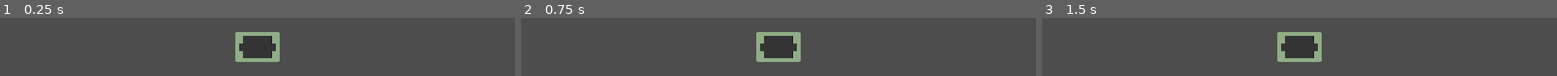
Above: before the commit, frames 1-3 (left to right).
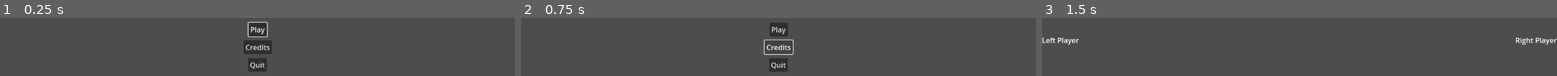
Above: after the commit, the same moments.

Repository: TheCubeOfFire/ggj2025-dumbbubbledoor
Game: Godot game, scene res://menus/main_menu/main_menu.tscn
The game is run twice, just before and just after one commit, with the same random seed, the same clock (stepped at 60 frames per second) and the same inputs. Before the commit the project starts from res://Map/Arena.tscn.
Inputs (mouse positions are in pixels of both pictures, inside the frame that each line leads up to):
- Up to frame 1 (0.25 s): no input
- Up to frame 2 (0.75 s): click (778, 47) at 0.5 s, where only the run after the commit has a clickable "Credits"
- Up to frame 3 (1.5 s): click (1299, 29) at 1.25 s, where only the run after the commit has a clickable "Play"

The runs differ from the first frame. In frame 1, 4.5% of the frame differs, in the area x 45-55%, y 6-93%; in frame 2, 4.5%; in frame 3, 5.2%, in the area x 0-100%, y 24-76%.

Commit message:
Add player selection menu
Add input manager
Working placeholder player menu
Add placeholder main menu

Diff:
--- /dev/null
+++ b/globals/global_inputs.gd
@@ -0,0 +1,9 @@
+extends Node
+
+
+func _unhandled_input(event: InputEvent) -> void:
+    if event.is_action_released("toggle_fullscreen"):
+        if get_window().mode != Window.MODE_FULLSCREEN:
+            get_window().mode = Window.MODE_FULLSCREEN
+        else:
+            get_window().mode = Window.MODE_WINDOWED
--- /dev/null
+++ b/globals/input_manager.gd
@@ -0,0 +1,197 @@
+extends Node
+
+
+signal player_controller_changed(player_index: int)
+
+
+enum InputControllerType {
+    INPUT_CONTROLLER_TYPE_NONE,
+    INPUT_CONTROLLER_TYPE_KEYBOARD,
+    INPUT_CONTROLLER_TYPE_GAMEPAD
+}
+
+
+enum InputActionType {
+    SHOOT_BUBBLE,
+    SHOOT_ARROW,
+    ANGLE_UP,
+    ANGLE_DOWN,
+}
+
+
+var _player_controllers: Array[InputControllerData] = [
+    InputControllerData.invalid_controller(),
+    InputControllerData.invalid_controller()
+]
+
+
+func _ready() -> void:
+    for base_action_name: String in InputActionType:
+        for player_index: int in _player_controllers.size():
+            InputMap.add_action(_get_action_name_from_base(player_index, base_action_name), InputMap.action_get_deadzone(base_action_name.to_lower()))
+
+
+func set_player_input(player_index: int, controller_data: InputControllerData) -> void:
+    var is_valid_player_index := player_index >= 0 and player_index < _player_controllers.size()
+    assert(is_valid_player_index)
+    if not is_valid_player_index:
+        return
+
+    # do not change controller if specified player already uses this controller
+    var current_player_controller_data := _player_controllers[player_index]
+    if current_player_controller_data.equals(controller_data):
+        return
+
+    # if this controller was assigned to another player, remove it
+    for other_player_index: int in _player_controllers.size():
+        if _player_controllers[other_player_index].equals(controller_data):
+            _player_controllers[other_player_index] = InputControllerData.invalid_controller()
+            _clear_all_actions(other_player_index)
+            player_controller_changed.emit(other_player_index)
+
+    _player_controllers[player_index] = controller_data
+
+    match controller_data.input_controller_type:
+        InputControllerType.INPUT_CONTROLLER_TYPE_NONE:
+            _clear_all_actions(player_index)
+
+        InputControllerType.INPUT_CONTROLLER_TYPE_KEYBOARD:
+            _set_keyboard_actions(player_index)
+
+        InputControllerType.INPUT_CONTROLLER_TYPE_GAMEPAD:
+            _set_gamepad_actions(player_index, controller_data.input_controller_index)
+
+    player_controller_changed.emit(player_index)
+
+
+func get_player_count() -> int:
+    return _player_controllers.size()
+
+
+func get_player_input(player_index: int) -> InputControllerData:
+    var is_valid_player_index := player_index >= 0 and player_index < _player_controllers.size()
+    assert(is_valid_player_index)
+    if not is_valid_player_index:
+        return null
+
+    return _player_controllers[player_index]
+
+
+func get_keyboard_player_index() -> int:
+    for player_controller_index: int in _player_controllers.size():
+        if _player_controllers[player_controller_index].input_controller_type == InputControllerType.INPUT_CONTROLLER_TYPE_KEYBOARD:
+            return player_controller_index
+
+    return -1
+
+
+func get_gamepad_player_index(gamepad_index: int) -> int:
+    for player_controller_index: int in _player_controllers.size():
+        var controller_data := _player_controllers[player_controller_index]
+        if controller_data.input_controller_type == InputControllerType.INPUT_CONTROLLER_TYPE_GAMEPAD and controller_data.input_controller_index == gamepad_index:
+            return player_controller_index
+
+    return -1
+
+
+func start_vibration_for_player(player_index: int, weak_magnitude: float, strong_magnitude: float, duration: float) -> void:
+    var controller_data := get_player_input(player_index)
+    if not is_instance_valid(controller_data):
+        return
+
+    if controller_data.input_controller_type == InputManager.InputControllerType.INPUT_CONTROLLER_TYPE_GAMEPAD:
+        Input.start_joy_vibration(controller_data.input_controller_index, weak_magnitude, strong_magnitude, duration)
+
+func is_action_just_pressed_for_player(player_index: int, action_type: InputActionType) -> bool:
+    return Input.is_action_just_pressed(get_action_name_for_player(player_index, action_type))
+
+
+func is_action_just_released_for_player(player_index: int, action_type: InputActionType) -> bool:
+    return Input.is_action_just_released(get_action_name_for_player(player_index, action_type))
+
+
+func get_axis_for_player(player_index: int, negative_action: InputActionType, positive_action: InputActionType) -> float:
+    return Input.get_axis(
+        get_action_name_for_player(player_index, negative_action),
+        get_action_name_for_player(player_index, positive_action)
+    )
+
+
+func get_vector_for_player(
+    player_index: int,
+    negative_x: InputActionType,
+    positive_x: InputActionType,
+    negative_y: InputActionType,
+    positive_y: InputActionType
+) -> Vector2:
+    return Input.get_vector(
+        get_action_name_for_player(player_index, negative_x),
+        get_action_name_for_player(player_index, positive_x),
+        get_action_name_for_player(player_index, negative_y),
+        get_action_name_for_player(player_index, positive_y)
+    )
+
+
+func get_action_name_for_player(player_index: int, action_type: InputActionType) -> StringName:
+    var base_action_name = InputActionType.find_key(action_type)
+    assert(base_action_name != null)
+    return _get_action_name_from_base(player_index, base_action_name)
+
+
+func _get_action_name_from_base(player_index: int, base_action_name: String) -> StringName:
+    return StringName(base_action_name.to_lower() + "_" + str(player_index))
+
+
+func _clear_all_actions(player_index: int) -> void:
+    for base_action_name: String in InputActionType:
+        InputMap.action_erase_events(_get_action_name_from_base(player_index, base_action_name))
+
+
+func _set_keyboard_actions(player_index: int) -> void:
+    _clear_all_actions(player_index)
+    for base_action_name: String in InputActionType:
+        var events := InputMap.action_get_events(base_action_name.to_lower())
+        for event: InputEvent in events:
+            if is_instance_of(event, InputEventKey) or is_instance_of(event, InputEventMouse):
+                InputMap.action_add_event(_get_action_name_from_base(player_index, base_action_name), event.duplicate(true))
+
+
+func _set_gamepad_actions(player_index: int, gamepad_index: int) -> void:
+    _clear_all_actions(player_index)
+    for base_action_name: String in InputActionType:
+        var events := InputMap.action_get_events(base_action_name.to_lower())
+        for event: InputEvent in events:
+            if is_instance_of(event, InputEventJoypadButton) or is_instance_of(event, InputEventJoypadMotion):
+                var gamepad_event: InputEvent = event.duplicate(true)
+                gamepad_event.device = gamepad_index
+                InputMap.action_add_event(_get_action_name_from_base(player_index, base_action_name), gamepad_event)
+
+
+class InputControllerData extends RefCounted:
+    var input_controller_type: InputControllerType:
+        get: return _input_controller_type
+
+    var input_controller_index: int:
+        get: return _input_controller_index
+
+
+    var _input_controller_type := InputControllerType.INPUT_CONTROLLER_TYPE_NONE
+    var _input_controller_index := 0
+
+
+    func _init(p_input_controller_type: InputControllerType, p_input_controller_index: int) -> void:
+        _input_controller_type = p_input_controller_type
+        _input_controller_index = p_input_controller_index
+
+
+    static func invalid_controller() -> InputControllerData:
+        return InputControllerData.new(InputControllerType.INPUT_CONTROLLER_TYPE_NONE, 0)
+
+
+    func equals(other: InputControllerData) -> bool:
+        return input_controller_type == other.input_controller_type  \
+            and input_controller_index == other.input_controller_index
+
+
+    func is_valid() -> bool:
+        return input_controller_type != InputControllerType.INPUT_CONTROLLER_TYPE_NONE
--- /dev/null
+++ b/menus/main_menu/main_menu.gd
@@ -0,0 +1,26 @@
+extends Control
+
+
+@export var play_scene: PackedScene
+
+
+@onready var _play_button := %PlayButton as Button
+@onready var _quit_button := %QuitButton as Button
+
+
+func _ready() -> void:
+    _play_button.grab_focus.call_deferred()
+    _quit_button.visible = OS.get_name() != "Web"
+
+
+func _on_play_button_pressed() -> void:
+    get_tree().change_scene_to_packed(play_scene)
+
+
+func _on_credits_button_pressed() -> void:
+    pass
+    #get_tree().change_scene_to_file("res://menus/credits_menu.tscn")
+
+
+func _on_quit_button_pressed() -> void:
+    get_tree().quit()
--- /dev/null
+++ b/menus/main_menu/main_menu.tscn
@@ -0,0 +1,64 @@
+[gd_scene load_steps=3 format=3 uid="uid://cf7y1avv2tj14"]
+
+[ext_resource type="Script" path="res://menus/main_menu/main_menu.gd" id="1_3eji4"]
+[ext_resource type="PackedScene" uid="uid://bltmj0yrnhuj7" path="res://menus/player_selection/player_selection.tscn" id="2_uim1l"]
+
+[node name="MainMenu" type="Control"]
+layout_mode = 3
+anchors_preset = 15
+anchor_right = 1.0
+anchor_bottom = 1.0
+grow_horizontal = 2
+grow_vertical = 2
+script = ExtResource("1_3eji4")
+play_scene = ExtResource("2_uim1l")
+
+[node name="PlayButton" type="Button" parent="."]
+unique_name_in_owner = true
+layout_mode = 1
+anchors_preset = -1
+anchor_left = 0.5
+anchor_top = 0.5
+anchor_right = 0.5
+anchor_bottom = 0.5
+offset_left = -20.5
+offset_right = 20.5
+offset_bottom = -80.0
+grow_horizontal = 2
+grow_vertical = 2
+text = "Play"
+
+[node name="CreditsButton" type="Button" parent="."]
+unique_name_in_owner = true
+layout_mode = 1
+anchors_preset = -1
+anchor_left = 0.5
+anchor_top = 0.5
+anchor_right = 0.5
+anchor_bottom = 0.5
+offset_left = -4.0
+offset_top = -4.0
+offset_right = 4.0
+offset_bottom = 4.0
+grow_horizontal = 2
+grow_vertical = 2
+text = "Credits"
+
+[node name="QuitButton" type="Button" parent="."]
+unique_name_in_owner = true
+layout_mode = 1
+anchors_preset = -1
+anchor_left = 0.5
+anchor_top = 0.5
+anchor_right = 0.5
+anchor_bottom = 0.5
+offset_left = -20.5
+offset_top = 80.0
+offset_right = 20.5
+grow_horizontal = 2
+grow_vertical = 2
+text = "Quit"
+
+[connection signal="pressed" from="PlayButton" to="." method="_on_play_button_pressed"]
+[connection signal="pressed" from="CreditsButton" to="." method="_on_credits_button_pressed"]
+[connection signal="pressed" from="QuitButton" to="." method="_on_quit_button_pressed"]
--- /dev/null
+++ b/menus/player_selection/player_input_selector.gd
@@ -0,0 +1,119 @@
+class_name PlayerInputSelector
+extends Control
+
+
+@export var title_text := ""
+
+@export var player_index := -1
+
+@export var keyboard_texture: Texture2D
+@export var mouse_texture: Texture2D
+
+@export var gamepad_textures: Array[Texture2D]
+
+#@export var unconfirmed_texture: Texture2D
+#@export var confirmed_texture: Texture2D
+
+@export var select_physical_key_code: Key = KEY_NONE
+@export var select_gamepad_button: JoyButton = JOY_BUTTON_INVALID
+
+@export_node_path("Control") var current_controller_node_path: NodePath
+
+@onready var _title_label := %TitleLabel as Label
+@onready var _status_label := %StatusLabel as Label
+#@onready var _inputs_panel_container := get_node(inputs_panel_container_node_path) as PanelContainer
+#@onready var _key_label := get_node(key_label_node_path) as Label
+@onready var _current_controller_display := get_node(current_controller_node_path) as Control
+
+
+func _ready() -> void:
+    _title_label.text = title_text
+    #_key_label.text = OS.get_keycode_string(DisplayServer.keyboard_get_keycode_from_physical(select_physical_key_code))
+    InputManager.player_controller_changed.connect(_on_player_controller_changed)
+    _on_player_controller_changed(player_index)
+
+
+func set_player_confirmed(confirmed: bool) -> void:
+    _status_label.text = "OK" if confirmed else "Waiting..."
+    #if confirmed:
+        #_inputs_panel_container.get("theme_override_styles/panel").texture = confirmed_texture
+    #else:
+        #_inputs_panel_container.get("theme_override_styles/panel").texture = unconfirmed_texture
+
+
+func try_select_keyboard_player(input_physical_key_code: Key) -> void:
+    if select_physical_key_code != input_physical_key_code:
+        return
+
+    InputManager.set_player_input(
+        player_index,
+        InputManager.InputControllerData.new(
+            InputManager.InputControllerType.INPUT_CONTROLLER_TYPE_KEYBOARD,
+            0
+        )
+    )
+
+
+func try_select_gamepad_player(input_button: JoyButton, gamepad_index: int) -> void:
+    if select_gamepad_button != input_button:
+        return
+
+    InputManager.set_player_input(
+        player_index,
+        InputManager.InputControllerData.new(
+            InputManager.InputControllerType.INPUT_CONTROLLER_TYPE_GAMEPAD,
+            gamepad_index
+        )
+    )
+
+
+func _clear_input_display() -> void:
+    for child in _current_controller_display.get_children():
+        child.queue_free()
+
+
+func _set_input_display_keyboard() -> void:
+    _clear_input_display()
+
+    var keyboard_texture_rect := TextureRect.new()
+    keyboard_texture_rect.stretch_mode = TextureRect.STRETCH_KEEP_ASPECT
+    keyboard_texture_rect.texture = keyboard_texture
+    _current_controller_display.add_child(keyboard_texture_rect)
+
+    var mouse_texture_rect := TextureRect.new()
+    mouse_texture_rect.stretch_mode = TextureRect.STRETCH_KEEP_ASPECT
+    mouse_texture_rect.texture = mouse_texture
+    _current_controller_display.add_child(mouse_texture_rect)
+
+
+func _set_input_display_gamepad(gamepad_index: int) -> void:
+    _clear_input_display()
+
+    if gamepad_index < 0 or gamepad_index >= gamepad_textures.size():
+        return
+
+    var gamepad_texture_rect := TextureRect.new()
+    gamepad_texture_rect.stretch_mode = TextureRect.STRETCH_KEEP_ASPECT
+    gamepad_texture_rect.texture = gamepad_textures[gamepad_index]
+    _current_controller_display.add_child(gamepad_texture_rect)
+
+
+func _on_player_controller_changed(changed_player_index: int) -> void:
+    if player_index != changed_player_index:
+        return
+
+    var controller_data := InputManager.get_player_input(changed_player_index)
+    assert(is_instance_valid(controller_data))
+    if not is_instance_valid(controller_data):
+        _clear_input_display()
+        return
+
+    match controller_data.input_controller_type:
+        InputManager.InputControllerType.INPUT_CONTROLLER_TYPE_NONE:
+            _clear_input_display()
+
+        InputManager.InputControllerType.INPUT_CONTROLLER_TYPE_KEYBOARD:
+            _set_input_display_keyboard()
+
+        InputManager.InputControllerType.INPUT_CONTROLLER_TYPE_GAMEPAD:
+            _set_input_display_gamepad(controller_data.input_controller_index)
--- /dev/null
+++ b/menus/player_selection/player_input_selector.tscn
@@ -0,0 +1,35 @@
+[gd_scene load_steps=8 format=3 uid="uid://c1bchpq8mi6ed"]
+
+[ext_resource type="Script" path="res://menus/player_selection/player_input_selector.gd" id="1_b4iox"]
+[ext_resource type="Texture2D" uid="uid://c6xdpyt4d7d5n" path="res://menus/player_selection/controller_icons/keyboard_arrows.png" id="2_6sxtf"]
+[ext_resource type="Texture2D" uid="uid://crghteom8ooaw" path="res://menus/player_selection/controller_icons/mouse_small.png" id="3_88ghn"]
+[ext_resource type="Texture2D" uid="uid://x37dg6xvjjvv" path="res://menus/player_selection/controller_icons/gamepad1.png" id="4_c6fts"]
+[ext_resource type="Texture2D" uid="uid://cc7mw5eq500xj" path="res://menus/player_selection/controller_icons/gamepad2.png" id="5_1vmdy"]
+[ext_resource type="Texture2D" uid="uid://k0ogb3quyjlr" path="res://menus/player_selection/controller_icons/gamepad3.png" id="6_x2pm4"]
+[ext_resource type="Texture2D" uid="uid://dcaaapsd4wewl" path="res://menus/player_selection/controller_icons/gamepad4.png" id="7_u1cpf"]
+
+[node name="PlayerInputSelector" type="VBoxContainer"]
+anchors_preset = 15
+anchor_right = 1.0
+anchor_bottom = 1.0
+grow_horizontal = 2
+grow_vertical = 2
+script = ExtResource("1_b4iox")
+keyboard_texture = ExtResource("2_6sxtf")
+mouse_texture = ExtResource("3_88ghn")
+gamepad_textures = Array[Texture2D]([ExtResource("4_c6fts"), ExtResource("5_1vmdy"), ExtResource("6_x2pm4"), ExtResource("7_u1cpf")])
+current_controller_node_path = NodePath("ControllerHBoxContainer")
+
+[node name="TitleLabel" type="Label" parent="."]
+unique_name_in_owner = true
+layout_mode = 2
+text = "Player
+"
+
+[node name="StatusLabel" type="Label" parent="."]
+unique_name_in_owner = true
+layout_mode = 2
+
+[node name="ControllerHBoxContainer" type="HBoxContainer" parent="."]
+unique_name_in_owner = true
+layout_mode = 2
--- /dev/null
+++ b/menus/player_selection/player_selection.gd
@@ -0,0 +1,97 @@
+extends Control
+
+
+@export_file var next_scene_path: String
+
+@export var player_confirm_physical_key: Key = KEY_NONE
+@export var player_confirm_gamepad_button: JoyButton = JOY_BUTTON_INVALID
+@export var player_input_selectors: Array[PlayerInputSelector] = []
+
+
+var _confirmed_players: Array[bool] = []
+
+
+func _ready() -> void:
+    InputManager.player_controller_changed.connect(_on_player_controller_changed)
+    _confirmed_players.resize(InputManager.get_player_count())
+
+
+func _unhandled_input(event: InputEvent) -> void:
+    if not event.is_pressed():
+        return
+
+    if is_instance_of(event, InputEventKey):
+        var key_event := event as InputEventKey
+
+        if _is_keyboard_player_confirmed():
+            return
+
+        for player_input_selector: PlayerInputSelector in player_input_selectors:
+            player_input_selector.try_select_keyboard_player(key_event.physical_keycode)
+
+        if key_event.physical_keycode == player_confirm_physical_key:
+            _set_keyboard_player_confirmed()
+    elif is_instance_of(event, InputEventJoypadButton):
+        var button_event := event as InputEventJoypadButton
+
+        if _is_gamepad_player_confirmed(button_event.device):
+            return
+
+        for player_input_selector: PlayerInputSelector in player_input_selectors:
+            player_input_selector.try_select_gamepad_player(button_event.button_index, button_event.device)
+
+        if button_event.button_index == player_confirm_gamepad_button:
+            _set_gamepad_player_confirmed(button_event.device)
+
+
+func _is_keyboard_player_confirmed() -> bool:
+    var keyboard_player_index := InputManager.get_keyboard_player_index()
+    if keyboard_player_index < 0 or keyboard_player_index >= _confirmed_players.size():
+        return false
+
+    return _confirmed_players[keyboard_player_index]
+
+
+func _set_keyboard_player_confirmed() -> void:
+    var keyboard_player_index := InputManager.get_keyboard_player_index()
+    if keyboard_player_index < 0 or keyboard_player_index >= _confirmed_players.size():
+        return
+
+    _confirmed_players[keyboard_player_index] = true
+    _on_confirmed_status_changed(keyboard_player_index)
+
+
+func _is_gamepad_player_confirmed(gamepad_index: int) -> bool:
+    var gamepad_player_index := InputManager.get_gamepad_player_index(gamepad_index)
+    if gamepad_player_index < 0 or gamepad_player_index >= _confirmed_players.size():
+        return false
+
+    return _confirmed_players[gamepad_player_index]
+
+
+func _set_gamepad_player_confirmed(gamepad_index: int) -> void:
+    var gamepad_player_index := InputManager.get_gamepad_player_index(gamepad_index)
+    if gamepad_player_index < 0 or gamepad_player_index >= _confirmed_players.size():
+        return
+
+    _confirmed_players[gamepad_player_index] = true
+    _on_confirmed_status_changed(gamepad_player_index)
+
+
+func _on_player_controller_changed(player_index: int) -> void:
+    if player_index >= 0 and player_index < _confirmed_players.size():
+        _confirmed_players[player_index] = false
+        _on_confirmed_status_changed(player_index)
+
+
+func _on_confirmed_status_changed(player_index: int) -> void:
+    for player_input_selector in player_input_selectors:
+        if player_input_selector.player_index == player_index:
+            player_input_selector.set_player_confirmed(_confirmed_players[player_index])
+
+    var all_player_confirmed := true
+    for confirmed_player: bool in _confirmed_players:
+        all_player_confirmed = all_player_confirmed && confirmed_player
+
+    if all_player_confirmed:
+        get_tree().change_scene_to_file(next_scene_path)
--- /dev/null
+++ b/menus/player_selection/player_selection.tscn
@@ -0,0 +1,43 @@
+[gd_scene load_steps=3 format=3 uid="uid://bltmj0yrnhuj7"]
+
+[ext_resource type="Script" path="res://menus/player_selection/player_selection.gd" id="1_rl3rk"]
+[ext_resource type="PackedScene" uid="uid://c1bchpq8mi6ed" path="res://menus/player_selection/player_input_selector.tscn" id="1_rnhru"]
+
+[node name="PlayerSelection" type="Control" node_paths=PackedStringArray("player_input_selectors")]
+layout_mode = 3
+anchors_preset = 15
+anchor_right = 1.0
+anchor_bottom = 1.0
+grow_horizontal = 2
+grow_vertical = 2
+script = ExtResource("1_rl3rk")
+next_scene_path = "res://Map/Arena.tscn"
+player_confirm_physical_key = 32
+player_confirm_gamepad_button = 0
+player_input_selectors = [NodePath("LeftPlayer"), NodePath("RightPlayer")]
+
+[node name="LeftPlayer" parent="." instance=ExtResource("1_rnhru")]
+layout_mode = 1
+anchors_preset = 4
+anchor_top = 0.5
+anchor_right = 0.0
+anchor_bottom = 0.5
+offset_top = -20.0
+offset_bottom = 20.0
+grow_horizontal = 1
+title_text = "Left Player"
+player_index = 0
+select_physical_key_code = 81
+select_gamepad_button = 9
+
+[node name="RightPlayer" parent="." instance=ExtResource("1_rnhru")]
+layout_mode = 1
+anchors_preset = 6
+anchor_left = 1.0
+anchor_top = 0.5
+anchor_bottom = 0.5
+grow_horizontal = 0
+title_text = "Right Player"
+player_index = 1
+select_physical_key_code = 69
+select_gamepad_button = 10
--- a/project.godot
+++ b/project.godot
@@ -11,6 +11,43 @@
 [application]
 
 config/name="GGJ2025"
-run/main_scene="res://Map/Arena.tscn"
+run/main_scene="res://menus/main_menu/main_menu.tscn"
 config/features=PackedStringArray("4.3", "Forward Plus")
 config/icon="res://icon.svg"
+
+[autoload]
+
+GlobalInputs="*res://globals/global_inputs.gd"
+InputManager="*res://globals/input_manager.gd"
+
+[input]
+
+toggle_fullscreen={
+"deadzone": 0.5,
+"events": [Object(InputEventKey,"resource_local_to_scene":false,"resource_name":"","device":-1,"window_id":0,"alt_pressed":false,"shift_pressed":false,"ctrl_pressed":false,"meta_pressed":false,"pressed":false,"keycode":0,"physical_keycode":4194342,"key_label":0,"unicode":0,"location":0,"echo":false,"script":null)
+]
+}
+shoot_bubble={
+"deadzone": 0.5,
+"events": [Object(InputEventKey,"resource_local_to_scene":false,"resource_name":"","device":-1,"window_id":0,"alt_pressed":false,"shift_pressed":false,"ctrl_pressed":false,"meta_pressed":false,"pressed":false,"keycode":0,"physical_keycode":32,"key_label":0,"unicode":32,"location":0,"echo":false,"script":null)
+, Object(InputEventJoypadMotion,"resource_local_to_scene":false,"resource_name":"","device":-1,"axis":5,"axis_value":1.0,"script":null)
+]
+}
+shoot_arrow={
+"deadzone": 0.5,
+"events": [Object(InputEventKey,"resource_local_to_scene":false,"resource_name":"","device":-1,"window_id":0,"alt_pressed":false,"shift_pressed":false,"ctrl_pressed":false,"meta_pressed":false,"pressed":false,"keycode":0,"physical_keycode":4194325,"key_label":0,"unicode":0,"location":0,"echo":false,"script":null)
+, Object(InputEventJoypadMotion,"resource_local_to_scene":false,"resource_name":"","device":-1,"axis":4,"axis_value":1.0,"script":null)
+]
+}
+angle_up={
+"deadzone": 0.5,
+"events": [Object(InputEventKey,"resource_local_to_scene":false,"resource_name":"","device":-1,"window_id":0,"alt_pressed":false,"shift_pressed":false,"ctrl_pressed":false,"meta_pressed":false,"pressed":false,"keycode":0,"physical_keycode":87,"key_label":0,"unicode":119,"location":0,"echo":false,"script":null)
+, Object(InputEventJoypadMotion,"resource_local_to_scene":false,"resource_name":"","device":-1,"axis":1,"axis_value":-1.0,"script":null)
+]
+}
+angle_down={
+"deadzone": 0.5,
+"events": [Object(InputEventKey,"resource_local_to_scene":false,"resource_name":"","device":-1,"window_id":0,"alt_pressed":false,"shift_pressed":false,"ctrl_pressed":false,"meta_pressed":false,"pressed":false,"keycode":0,"physical_keycode":83,"key_label":0,"unicode":115,"location":0,"echo":false,"script":null)
+, Object(InputEventJoypadMotion,"resource_local_to_scene":false,"resource_name":"","device":-1,"axis":1,"axis_value":1.0,"script":null)
+]
+}
Binary file added: menus/player_selection/controller_icons/gamepad1.png
Not shown, added: menus/player_selection/controller_icons/gamepad1.png.import
Binary file added: menus/player_selection/controller_icons/gamepad2.png
Not shown, added: menus/player_selection/controller_icons/gamepad2.png.import
Binary file added: menus/player_selection/controller_icons/gamepad3.png
Not shown, added: menus/player_selection/controller_icons/gamepad3.png.import
Binary file added: menus/player_selection/controller_icons/gamepad4.png
Not shown, added: menus/player_selection/controller_icons/gamepad4.png.import
Binary file added: menus/player_selection/controller_icons/keyboard_arrows.png
Not shown, added: menus/player_selection/controller_icons/keyboard_arrows.png.import
Binary file added: menus/player_selection/controller_icons/mouse_small.png
Not shown, added: menus/player_selection/controller_icons/mouse_small.png.import
